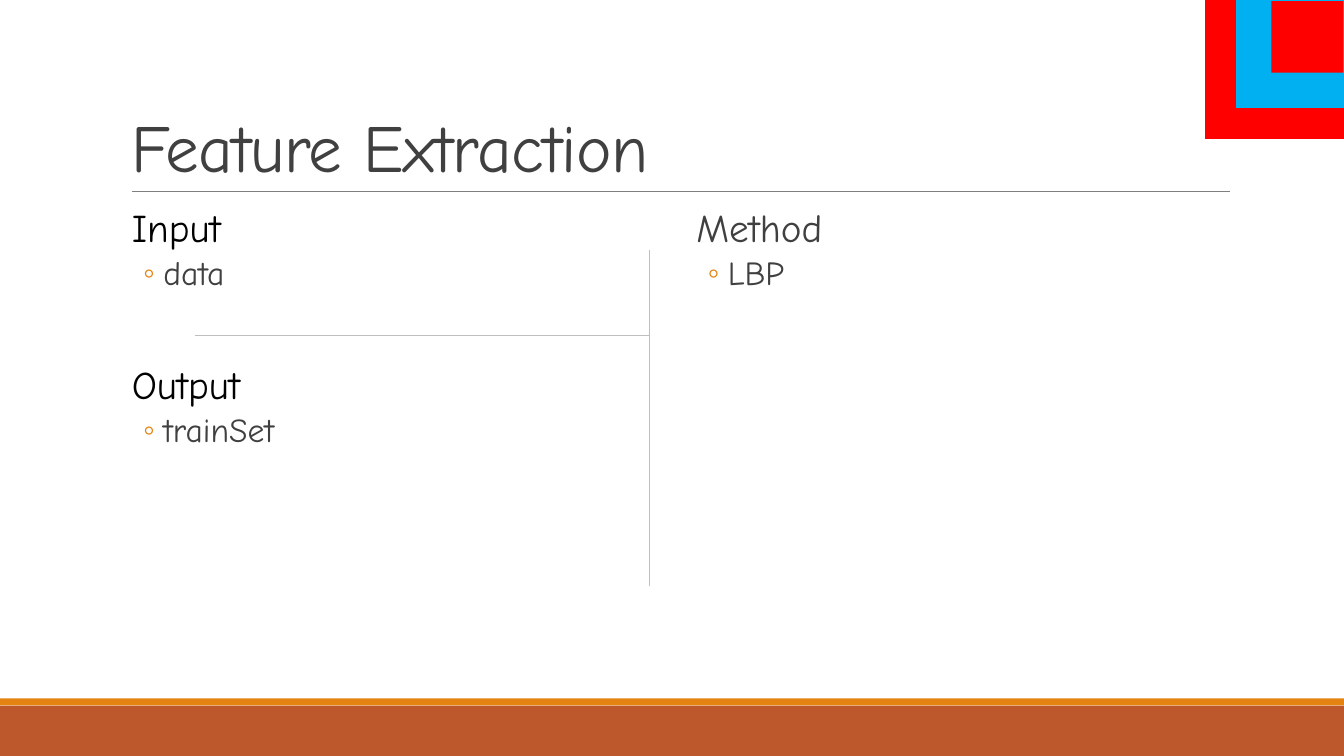
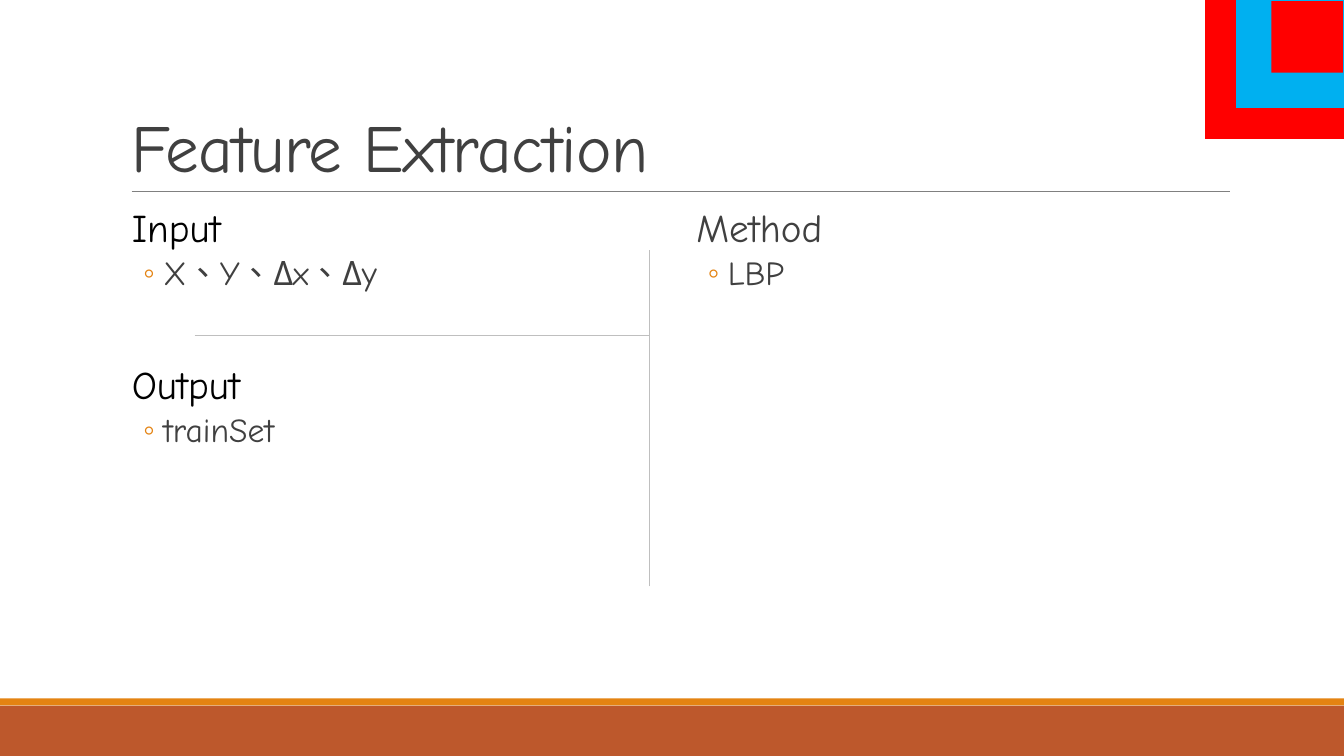
Before and after one commit to a98carey/Machine-Learning, a slide deck: slide 16 of machine_learning_Final.pptx (slide 15 before the commit). Drawn at 1344x756 pixels with LibreOffice and Linux fonts; fonts in the diff are those of the drawing. Boxes give left, top, right and bottom in pixels: in the first picture for what was removed or moved away, otherwise in the second. Text is boxed around its words. In the diff, an @@ line names an element or a change of style, - is before the commit and + after.

```diff
--- a/machine_learning_Final.pptx
+++ b/machine_learning_Final.pptx
@@ text at [163, 261, 377, 292]: text changed @@
-  ◦ data
+  ◦ X、Y、Δx、Δy
```
Also in this commit, not shown: 4 other slides changed, 5 slides added, 6 slides removed.
